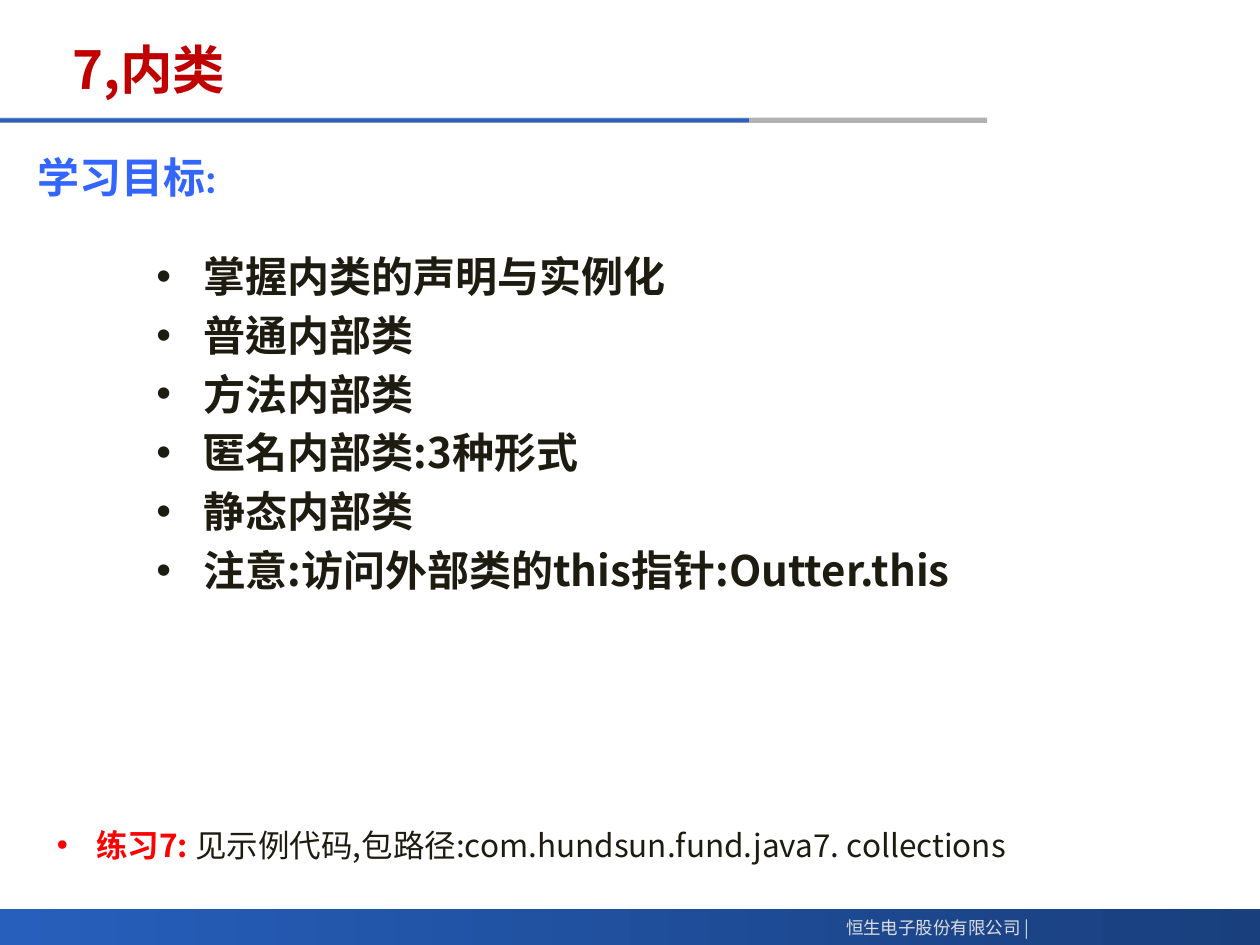
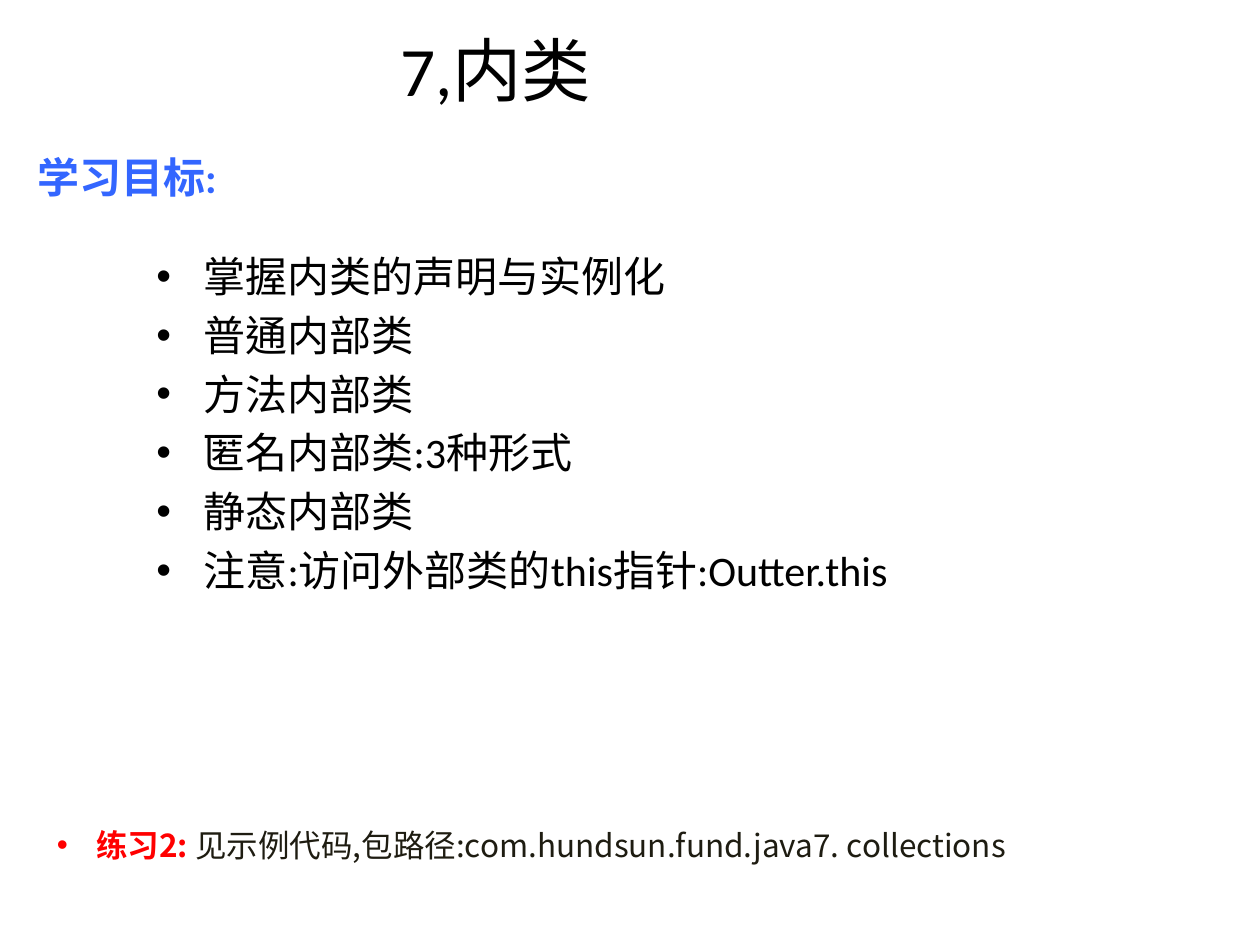
Before and after one commit to meadlai/HS-Java-Develop-GetStart, a slide deck: slide 10 of matiral/Java应用程序开发入门.pptx (slide 11 before the commit). Drawn at 1260x945 pixels with LibreOffice and Linux fonts; fonts in the diff are those of the drawing; background and template pictures are left out. Boxes give left, top, right and bottom in pixels: in the first picture for what was removed or moved away, otherwise in the second. Text is boxed around its words. In the diff, an @@ line names an element or a change of style, - is before the commit and + after.

```diff
--- a/matiral/Java应用程序开发入门.pptx
+++ b/matiral/Java应用程序开发入门.pptx
@@ title "7,内类" at (400, 38, 591, 105): size 30 to 39.6 pt, font Noto Sans CJK SC to Calibri, text colour #C00000 to #000000, bold off; alignment left to centre @@
@@ line removed from (0, 120) to (988, 120) @@
@@ line removed from (0, 120) to (748, 120) @@
@@ text "掌握内类的声明与实例化" at (204, 256, 888, 590): font Noto Sans CJK SC to Calibri, text colour #1E1C11 to #000000, bold off @@
@@ text at (96, 830, 1006, 865): text changed @@
-• 练习7: 见示例代码,包路径:com.hundsun.fund.java7. collections
+• 练习2: 见示例代码,包路径:com.hundsun.fund.java7. collections
@@ rectangle removed at (0, 910, 1260, 945) @@
@@ text removed at (846, 919, 1020, 936) @@
-恒生电子股份有限公司 |
```
Also in this commit, not shown: 12 other slides changed, 1 slide removed.
